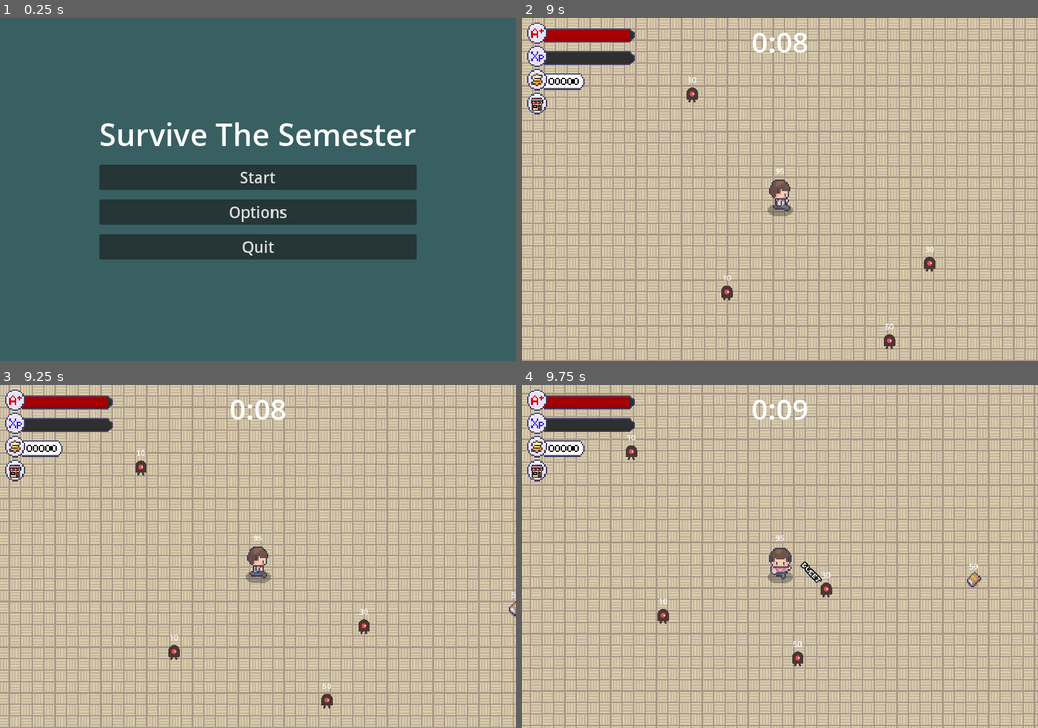
Above: before the commit, frames 1-4 (two rows, left to right).
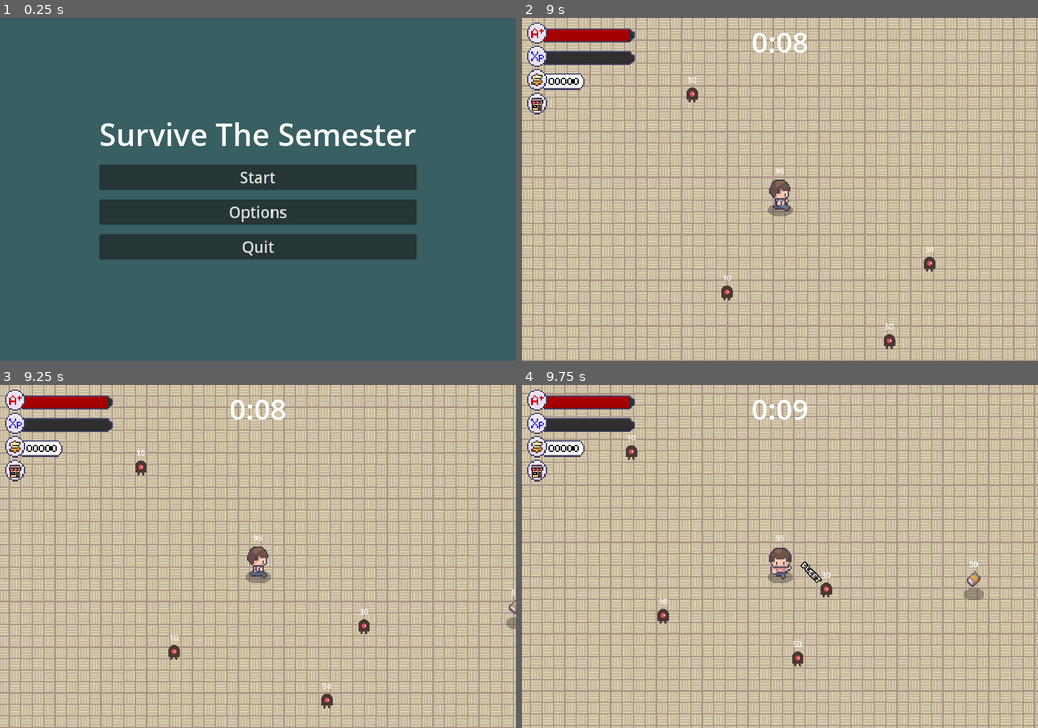
Above: after the commit, the same moments.

Repository: LimZiJia/SurviveTheSemester
Game: Godot game, scene res://scenes/ui/start_screen.tscn
Two runs of this game, one before a commit and one after it. Both use one fixed random seed, a clock stepped at 60 frames per second and the inputs below.
Inputs (mouse positions are in pixels of both pictures, inside the frame that each line leads up to):
- Up to frame 1 (0.25 s): no input
- Up to frame 2 (9 s): click "Start" at 0.5 s; click (537, 103) at 1.25 s; tap Enter at 2 s; move the mouse to (893, 172) at 2.02 s; hold D (move_right) 2.03-2.78 s; tap Space (attack) every 1.5 s from 2.1 to 8.1 s; click (893, 172) at 2.17 s; move the mouse to (676, 206) at 2.77 s; hold S (move_down) 2.78-3.53 s; click (676, 206) at 2.85 s; move the mouse to (831, 114) at 3.52 s; hold D (move_right) 3.53-4.28 s; move the mouse to (754, 258) at 4.27 s; hold W (move_up) 4.28-5.03 s; click (754, 258) at 4.35 s; move the mouse to (934, 240) at 5.02 s; hold A (move_left) 5.03-6.53 s; move the mouse to (625, 138) at 5.77 s; click (625, 138) at 5.85 s; move the mouse to (805, 189) at 6.52 s; hold S (move_down) 6.53-7.28 s; click (805, 189) at 6.67 s; move the mouse to (702, 103) at 7.27 s; hold D (move_right) 7.28-8.03 s; click (702, 103) at 7.35 s; move the mouse to (893, 172) at 8.02 s; hold W (move_up) 8.03-8.78 s; move the mouse to (676, 206) at 8.77 s; hold D (move_right) from 8.78 s (still down); click (676, 206) at 8.85 s
- Up to frame 3 (9.25 s): keep holding D (move_right)
- Up to frame 4 (9.75 s): move the mouse to (831, 481) at 9.52 s; release D (move_right) at 9.53 s; hold S (move_down) from 9.53 s (still down); tap Space (attack) at 9.6 s

Frames 1-2 are identical in both runs. In frame 3, 0.1% of the frame differs, in the area x 98-100%, y 59-72%; in frame 4, 0.2%, in the area x 85-90%, y 51-63%.

Commit message:
Added shadow to book sprite

Diff:
--- a/scenes/game_object/book/book.tscn
+++ b/scenes/game_object/book/book.tscn
@@ -7,6 +7,8 @@
 [ext_resource type="PackedScene" uid="uid://dm3lrtqb30uf5" path="res://scenes/component/experience_drop_component.tscn" id="3_unc7o"]
 [ext_resource type="PackedScene" uid="uid://cs7ivlr47hqgi" path="res://scenes/component/hurtbox_component.tscn" id="4_8rqmr"]
 [ext_resource type="PackedScene" uid="uid://bh7uyqbqidiur" path="res://scenes/component/hitbox_component.tscn" id="5_lsna1"]
+[ext_resource type="Texture2D" uid="uid://bv7htbyt753dt" path="res://scenes/game_object/book/book_shadow.png" id="7_pf3kl"]
+[ext_resource type="Texture2D" uid="uid://b8sgkjgqy6xu" path="res://scenes/game_object/book/book_blue.png" id="9_pbyfw"]
 
 [sub_resource type="RectangleShape2D" id="RectangleShape2D_rek7v"]
 size = Vector2(26.163, 30.4056)
@@ -16,6 +18,43 @@
 
 [sub_resource type="RectangleShape2D" id="RectangleShape2D_fh74k"]
 size = Vector2(26.163, 30.406)
+
+[sub_resource type="Animation" id="Animation_o5lmg"]
+length = 0.001
+tracks/0/type = "value"
+tracks/0/imported = false
+tracks/0/enabled = true
+tracks/0/path = NodePath("BookSprite:offset")
+tracks/0/interp = 1
+tracks/0/loop_wrap = true
+tracks/0/keys = {
+"times": PackedFloat32Array(0),
+"transitions": PackedFloat32Array(1),
+"update": 0,
+"values": [Vector2(0, 0)]
+}
+
+[sub_resource type="Animation" id="Animation_2nptm"]
+resource_name = "flying"
+loop_mode = 1
+tracks/0/type = "value"
+tracks/0/imported = false
+tracks/0/enabled = true
+tracks/0/path = NodePath("BookSprite:offset")
+tracks/0/interp = 2
+tracks/0/loop_wrap = true
+tracks/0/keys = {
+"times": PackedFloat32Array(0, 0.5),
+"transitions": PackedFloat32Array(1, 1),
+"update": 0,
+"values": [Vector2(0, 0), Vector2(0, -5)]
+}
+
+[sub_resource type="AnimationLibrary" id="AnimationLibrary_d6xgy"]
+_data = {
+"RESET": SubResource("Animation_o5lmg"),
+"flying": SubResource("Animation_2nptm")
+}
 
 [node name="Book" type="CharacterBody2D" groups=["mobs"]]
 collision_layer = 4
@@ -54,15 +93,27 @@
 
 [node name="HealthLabel" type="Label" parent="."]
 offset_left = -20.0
-offset_top = -40.0
+offset_top = -45.0
 offset_right = 20.0
-offset_bottom = -17.0
+offset_bottom = -22.0
 horizontal_alignment = 1
 vertical_alignment = 1
 
+[node name="ShadowSprite" type="Sprite2D" parent="."]
+position = Vector2(0, 30)
+texture = ExtResource("7_pf3kl")
+
 [node name="BookSprite" parent="." instance=ExtResource("2_iyn5q")]
+scale = Vector2(0.974129, 0.974129)
+texture = ExtResource("9_pbyfw")
 
 [node name="CollisionShape2D" type="CollisionShape2D" parent="."]
-position = Vector2(-1, 0.5)
+position = Vector2(-1, 1)
 rotation = 0.785398
 shape = SubResource("RectangleShape2D_fh74k")
+
+[node name="AnimationPlayer" type="AnimationPlayer" parent="."]
+autoplay = "flying"
+libraries = {
+"": SubResource("AnimationLibrary_d6xgy")
+}
Not shown: 1 places in scenes/game_object/book/book.tscn that only renumber resources
Binary file added: scenes/game_object/book/book_shadow.png
Not shown, added: scenes/game_object/book/book_shadow.png.import
